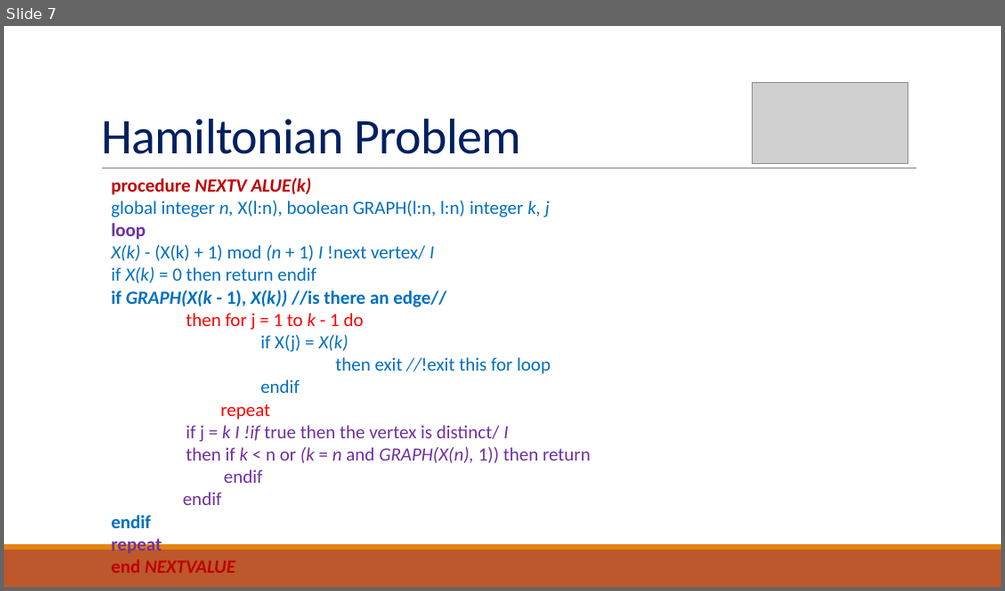
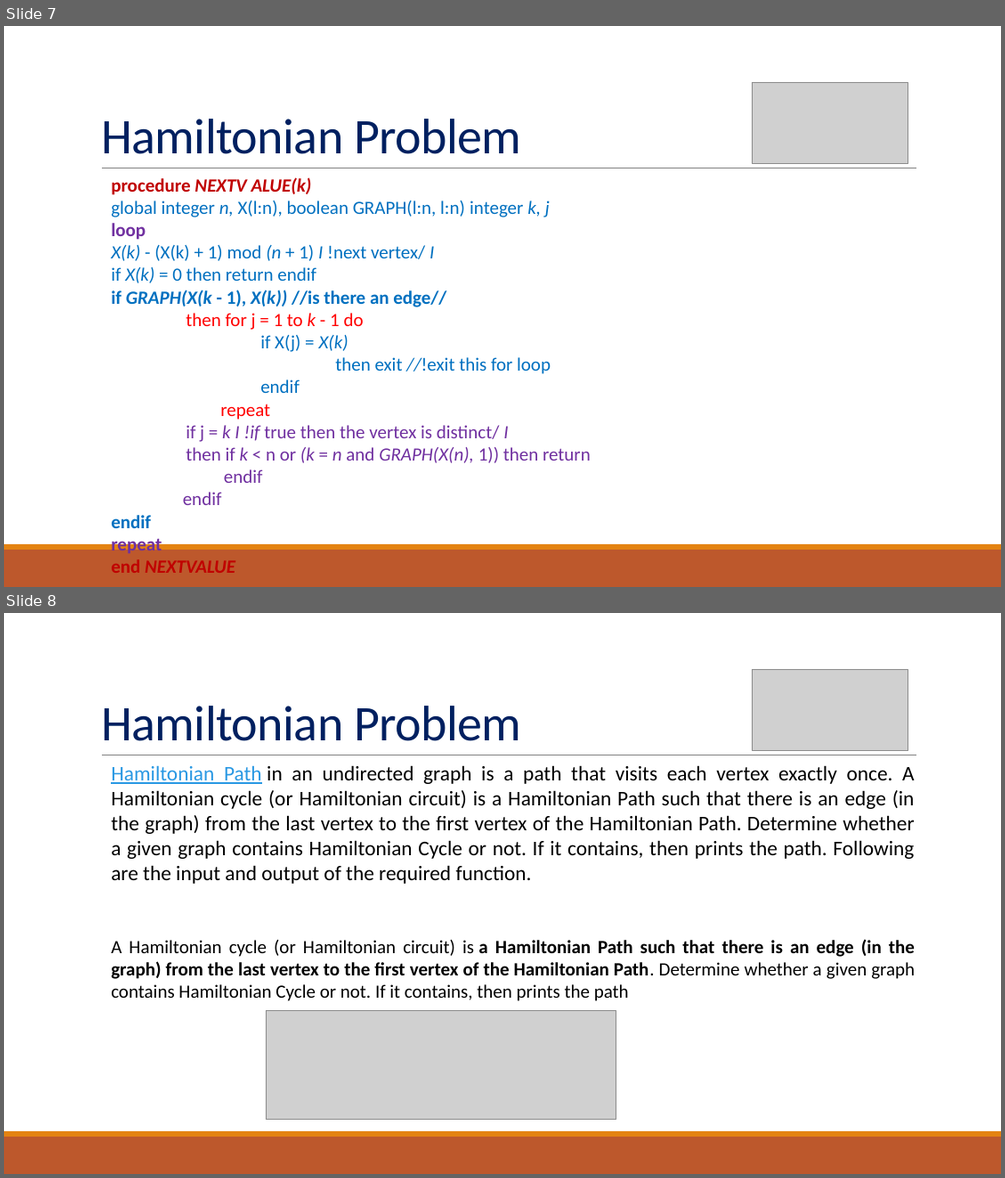
Before and after one commit to kushagra0207/Design-And-Analysis-Of-Algorithms, a slide deck: Lecture_13_Hamiltonian Circuit.pptx. Shown one above the other, each under a label of ours: slide 7 before the commit, slides 7 and 8 after it. The pictures are 1005x591 and 1005x1178 pixels, drawn with LibreOffice and Linux fonts; fonts in the diff are those of the drawing; grey boxes stand for pictures. Boxes give left, top, right and bottom in pixels: in the first picture for what was removed or moved away, otherwise in the second. Text is boxed around its words. In the diff, an @@ line names an element or a change of style, - is before the commit and + after.

```diff
--- a/Lecture_13_Hamiltonian Circuit.pptx
+++ b/Lecture_13_Hamiltonian Circuit.pptx
@@ slide 8 added at box(4, 613, 1001, 1174), background #FFFFFF; not listed: 3 template elements that a slide beside it also shows @@
@@ picture added at box(752, 669, 907, 750) @@
@@ title added at box(101, 706, 521, 741), 48 pt, text #002060 @@
+Hamiltonian Problem
@@ text added at box(111, 765, 914, 1001), 20 pt, text #000000 @@
+Hamiltonian Path in an undirected graph is a path that visits each vertex exactly once. A Hamiltonian cycle (or Hamiltonian circuit) is a Hamiltonian Path such that there is an edge (in the graph) from the last vertex to the first vertex of the Hamiltonian Path. Determine whether a given graph contains Hamiltonian Cycle or not. If it contains, then prints the path. Following are the input and output of the required function.
+A Hamiltonian cycle (or Hamiltonian circuit) is a Hamiltonian Path such that there is an edge (in the graph) from the last vertex to the first vertex of the Hamiltonian Path. Determine whether a given graph contains Hamiltonian Cycle or not. If it contains, then prints the path
@@ picture added at box(266, 1011, 616, 1120) @@
```
Also in this commit, not shown: 1 other slide added, 9 other files.
